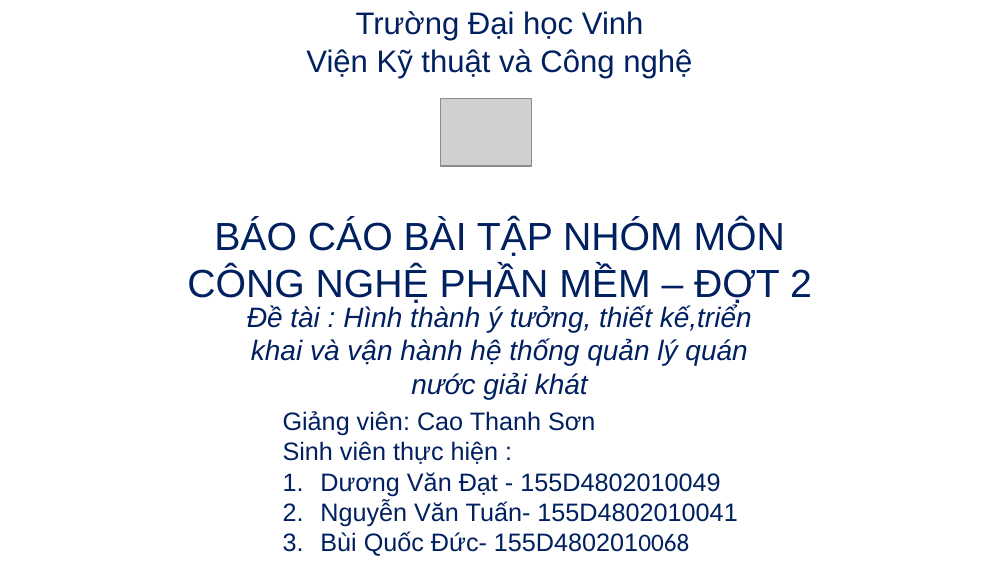
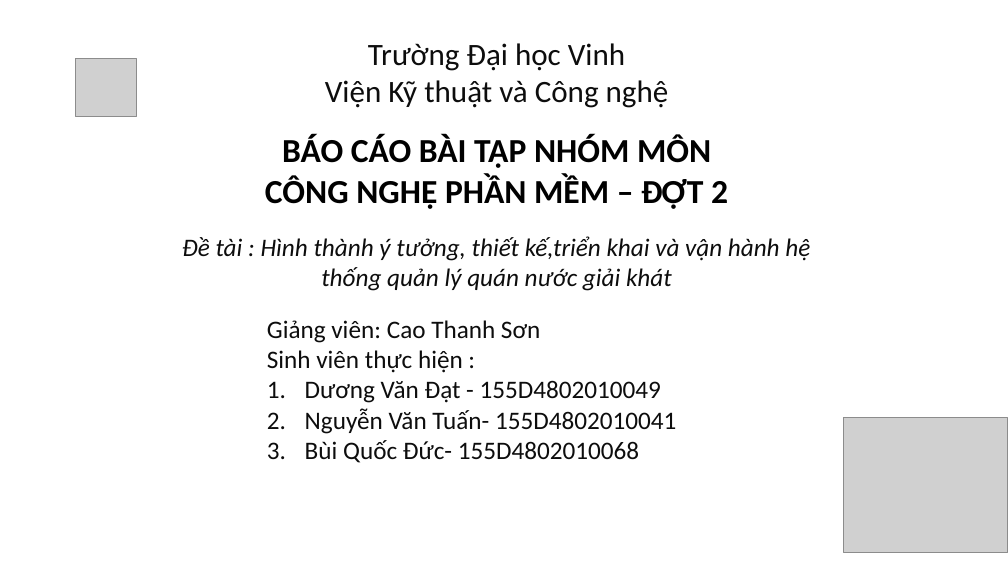
Before and after one commit to datduong97/Congnghephanmem, a slide deck: slide 1 of bccnpm2.pptx. Drawn at 1008x567 pixels with LibreOffice and Linux fonts; fonts in the diff are those of the drawing; grey boxes stand for pictures; background and template pictures are left out. Boxes give left, top, right and bottom in pixels: in the first picture for what was removed or moved away, otherwise in the second. Text is boxed around its words. In the diff, an @@ line names an element or a change of style, - is before the commit and + after.

```diff
--- a/bccnpm2.pptx
+++ b/bccnpm2.pptx
@@ freeform shape added at (43, 42, 966, 525), outline #FFFFFF 1.5 pt dashed @@
@@ picture added at (76, 58, 137, 116) @@
@@ text "Trường Đại học Vinh Viện ...": place and size @@
-text "Trường Đại học Vinh Viện ..." at (306, 11, 692, 78)
+text "Trường Đại học Vinh Viện ..." at (325, 43, 669, 108)
@@ text "Trường Đại học Vinh Viện ..." at (325, 43, 669, 108): font Arial to Calibri, text colour #002060 to #0D0D0D @@
@@ picture removed at (440, 98, 531, 165) @@
@@ text "BÁO CÁO BÀI TẬP NHÓM ...": place and size @@
-text "BÁO CÁO BÀI TẬP NHÓM ..." at (187, 219, 812, 305)
+text "BÁO CÁO BÀI TẬP NHÓM ..." at (265, 135, 728, 209)
@@ text "BÁO CÁO BÀI TẬP NHÓM ..." at (265, 135, 728, 209): size 28 to 24 pt, font Arial to Calibri, text colour #002060 to #000000, bold on; less space between paragraphs @@
@@ text "Đề tài : Hình thành ...": place and size @@
-text "Đề tài : Hình thành ..." at (247, 305, 752, 399)
+text "Đề tài : Hình thành ..." at (182, 236, 810, 291)
@@ text "Đề tài : Hình thành ..." at (182, 236, 810, 291): size 20 to 18 pt, font Arial to Calibri, text colour #002060 to #0D0D0D @@
@@ text "Giảng viên: Cao Thanh Sơn" at (267, 320, 676, 463): font Arial to Calibri, text colour #002060 to #0D0D0D @@
@@ text "Giảng viên: Cao Thanh Sơn": place and size @@
-text "Giảng viên: Cao Thanh Sơn" at (283, 411, 737, 556)
+text "Giảng viên: Cao Thanh Sơn" at (267, 320, 676, 463)
@@ picture added at (844, 418, 1008, 553) @@
```
Also in this commit, not shown: 6 other slides changed, 4 slides added, 2 slides removed, 1 other file.
